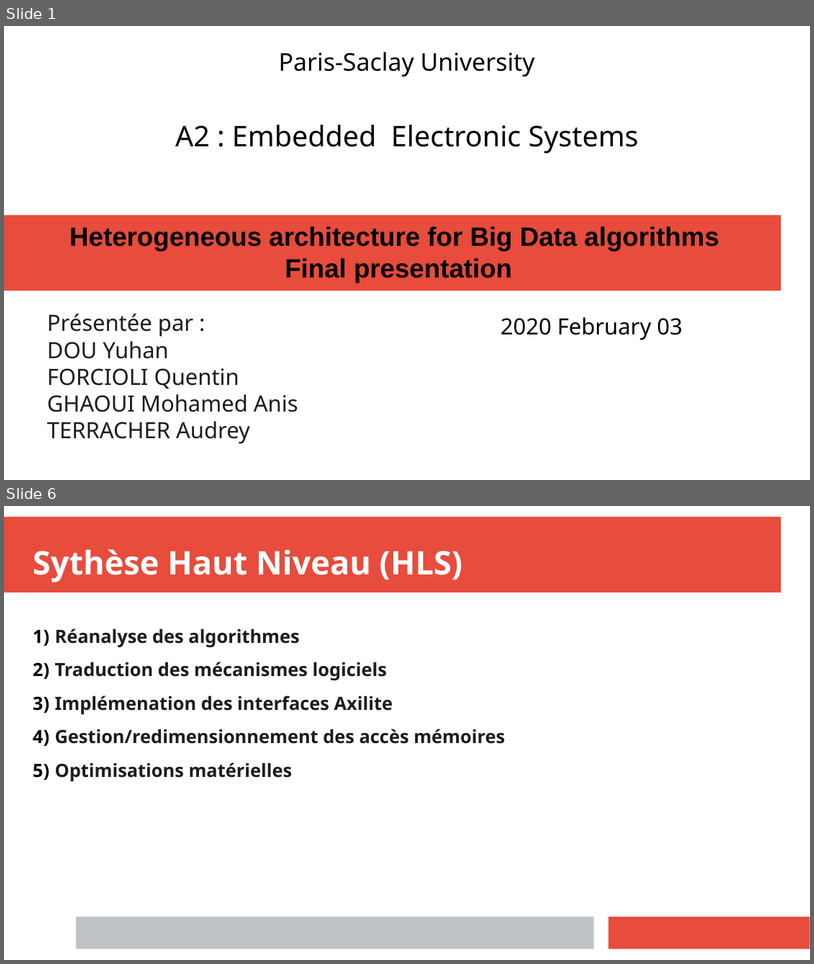
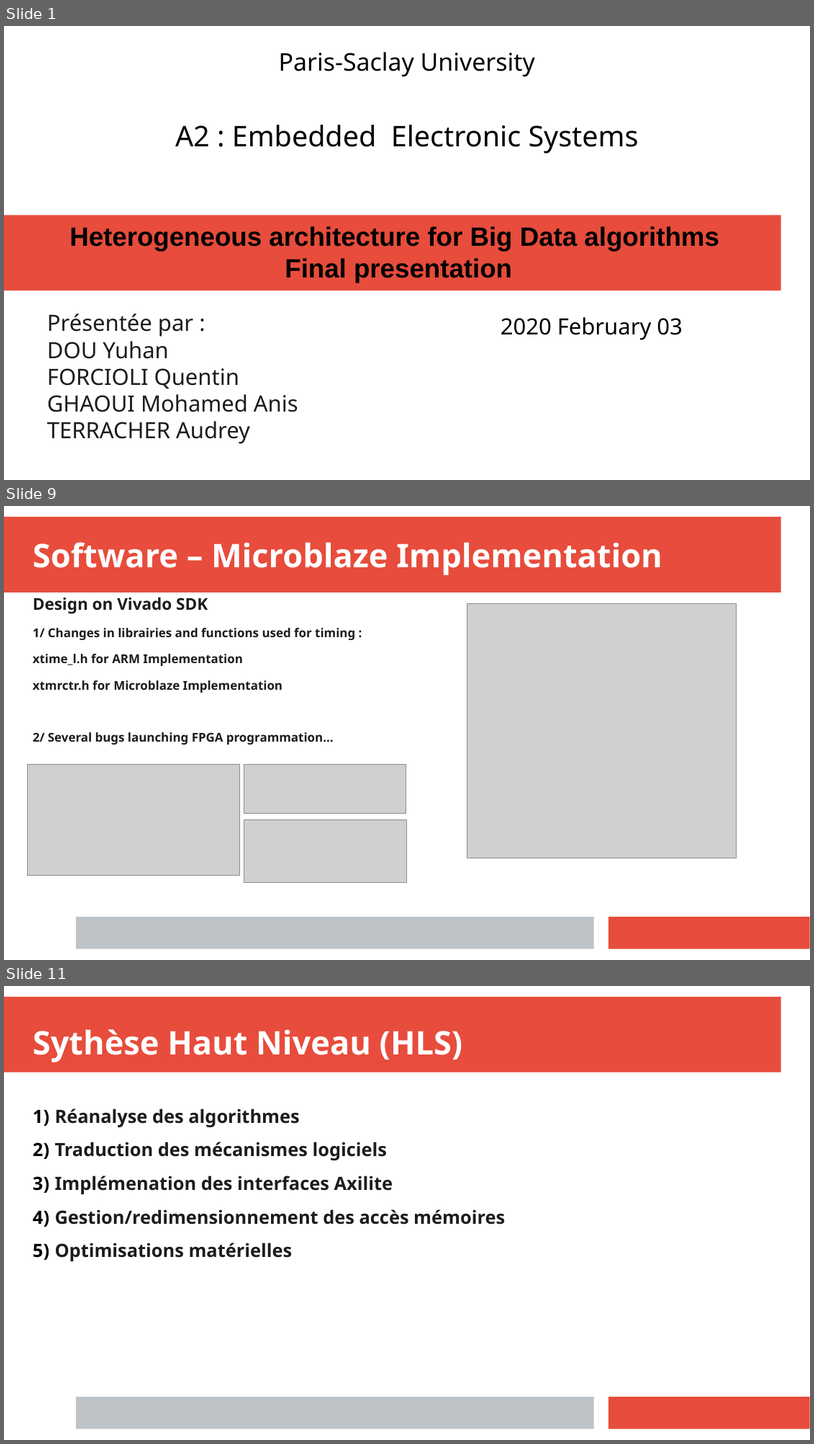
Before and after one commit to anisghaoui/A2, a slide deck: presentation_finale/prensent_A2_ghaoui.pptx. Shown one above the other, each under a label of ours: slides 1 and 6 before the commit, slides 1, 9 and 11 after it; the slides between them are not shown. The pictures are 814x964 and 814x1444 pixels, drawn with LibreOffice and Linux fonts; fonts in the diff are those of the drawing; grey boxes stand for pictures. Boxes give left, top, right and bottom in pixels: in the first picture for what was removed or moved away, otherwise in the second. Text is boxed around its words. In the diff, an @@ line names an element or a change of style, - is before the commit and + after.

```diff
--- a/presentation_finale/prensent_A2_ghaoui.pptx
+++ b/presentation_finale/prensent_A2_ghaoui.pptx
@@ slide 9 added at (4,506,810,960), background #FFFFFF; not listed: 3 template elements that a slide beside it also shows @@
@@ text added at (33,542,663,575), 32 pt, text #FFFFFF, bold @@
+Software – Microblaze Implementation
@@ text added at (33,597,355,744), 12 pt, text #1C1C1C, bold @@
+Design on Vivado SDK
+1/ Changes in librairies and functions used for timing :
+xtime_l.h for ARM Implementation
+xtmrctr.h for Microblaze Implementation
+2/ Several bugs launching FPGA programmation...
@@ picture added at (467,603,737,857) @@
@@ picture added at (28,764,240,875) @@
@@ picture added at (244,764,406,813) @@
@@ picture added at (244,820,407,883) @@
@@ what was slide 6 is now slide 11 @@
```
Also in this commit, not shown: 1 slide changed, 7 other slides added, 3 slides removed, 14 other files.
